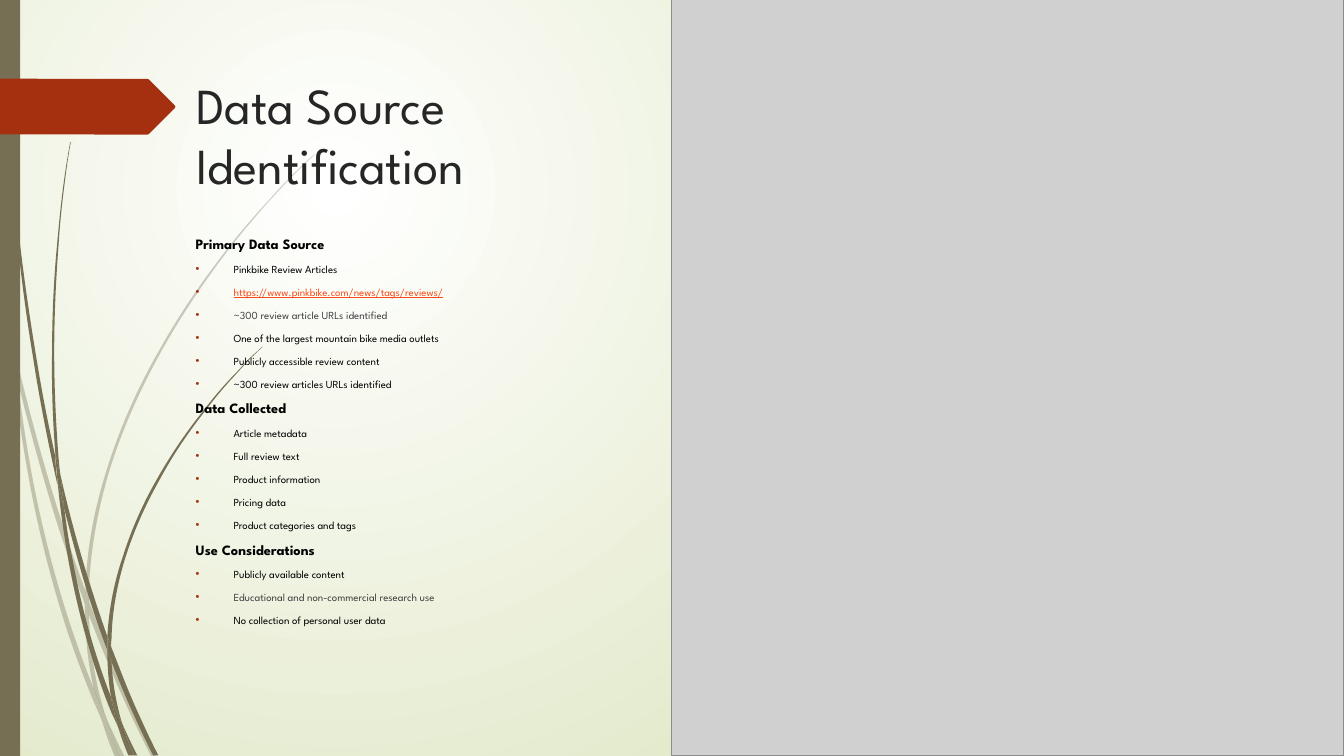
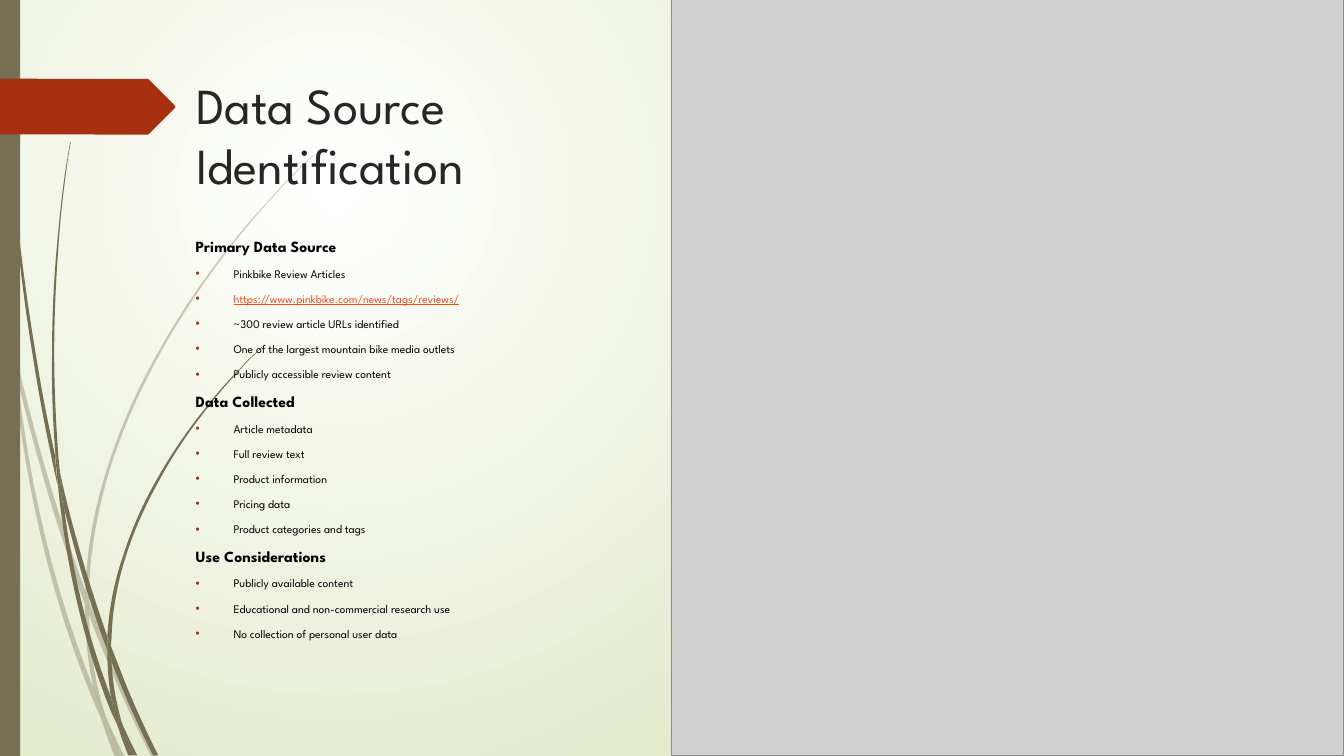
Before and after one commit to Austin-Engstrom/capstone-ds785, a slide deck: slide 2 of project_documents/DS785_Presentation2.pptx. Drawn at 1344x756 pixels with LibreOffice and Linux fonts; fonts in the diff are those of the drawing; grey boxes stand for pictures. Boxes give left, top, right and bottom in pixels: in the first picture for what was removed or moved away, otherwise in the second. Text is boxed around its words. In the diff, an @@ line names an element or a change of style, - is before the commit and + after.

```diff
--- a/project_documents/DS785_Presentation2.pptx
+++ b/project_documents/DS785_Presentation2.pptx
@@ text "Primary Data Source" at [196, 236, 460, 641]: size 10.2 to 11.1 pt in "Primary Data Source", "Data Collected", "Use Considerations"; size 7.7 to 8.3 pt in "Pinkbike Review Articles", "https://www.pinkbike.com/news/tags/reviews/", "~300 review article URLs identified", "One of the largest mountain bike media ..." and 9 more places; text colour #404040 to #000000 in "~300 review article URLs identified", "Educational and non-commercial research use"; line spacing 0.7 to 0.8 @@
@@ text at [234, 380, 391, 388]: paragraph removed @@
-• ~300 review articles URLs identified
```
Also in this commit, not shown: 1 other slide changed, 3 other files.
